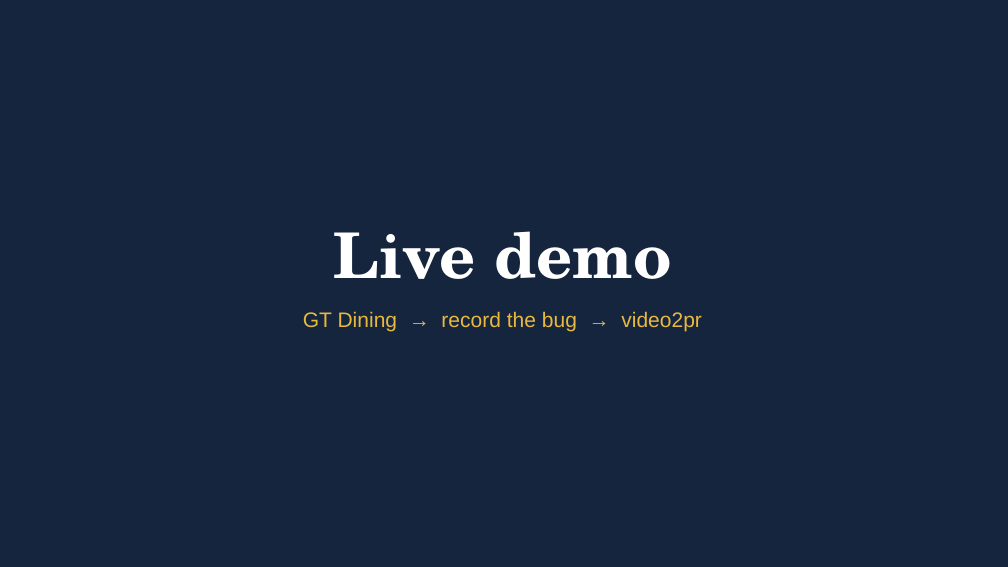
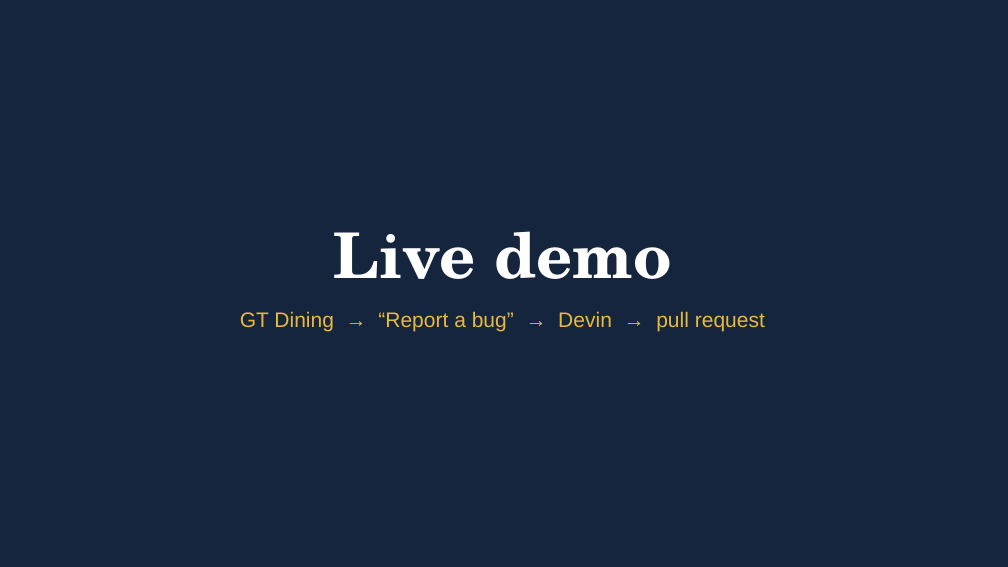
Before and after one commit to woodstock-thebrid/video2pr, a slide deck: slide 4 of docs/media/video2pr_slides.pptx (slide 3 before the commit). Drawn at 1008x567 pixels with LibreOffice and Linux fonts; fonts in the diff are those of the drawing. Boxes give left, top, right and bottom in pixels: in the first picture for what was removed or moved away, otherwise in the second. Text is boxed around its words. In the diff, an @@ line names an element or a change of style, - is before the commit and + after.

Commit message:
Add real-mode demo video and refresh slides with new features

```diff
--- a/docs/media/video2pr_slides.pptx
+++ b/docs/media/video2pr_slides.pptx
@@ text at (x1=240, y1=311, x2=765, y2=331): text changed @@
-GT Dining → record the bug → video2pr
+GT Dining → “Report a bug” → Devin → pull request
```
Also in this commit, not shown: 2 other slides changed, 4 slides added, 5 other files.
